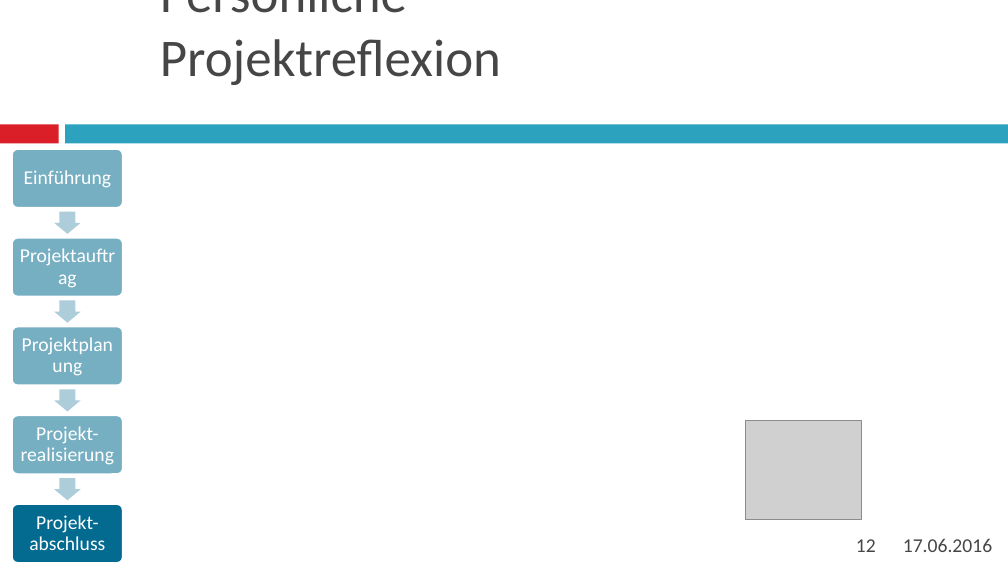
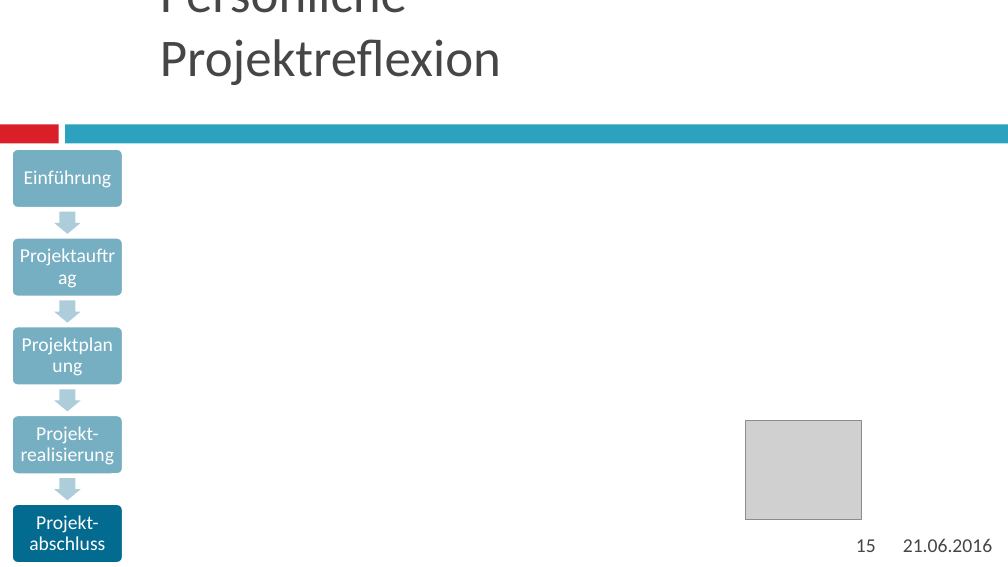
Before and after one commit to DareDevinX/Fia42projekt, a slide deck: slide 15 of Eva Mittelstufenprojekt.pptx (slide 12 before the commit). Drawn at 1008x567 pixels with LibreOffice and Linux fonts; fonts in the diff are those of the drawing; grey boxes stand for pictures. Boxes give left, top, right and bottom in pixels: in the first picture for what was removed or moved away, otherwise in the second. Text is boxed around its words. In the diff, an @@ line names an element or a change of style, - is before the commit and + after.

```diff
--- a/Eva Mittelstufenprojekt.pptx
+++ b/Eva Mittelstufenprojekt.pptx
@@ page number at (856, 539, 876, 552): text changed @@
-12
+15
@@ text at (903, 538, 992, 552): text changed @@
-17.06.2016
+21.06.2016
```
Also in this commit, not shown: 9 other slides changed, 3 slides added.
